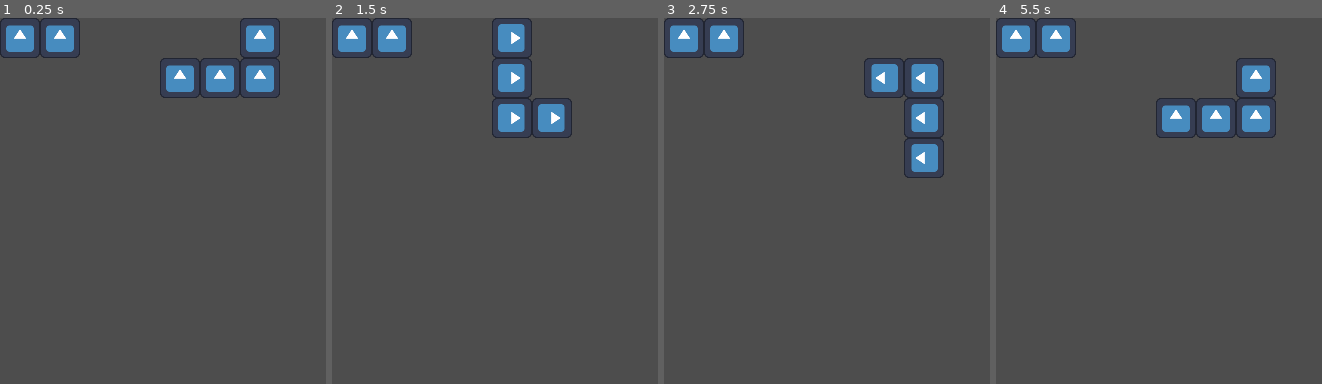
Above: before the commit, frames 1-4 (left to right).
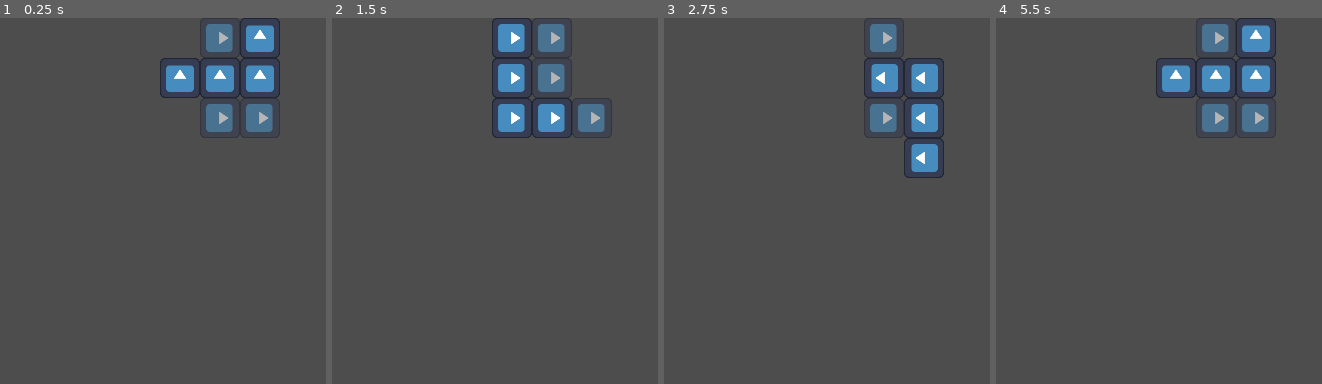
Above: after the commit, the same moments.

Repository: kolulu23/godot4-rc1-test-tetris
Game: Godot game, scene res://Main.tscn
Two runs of this game, one before a commit and one after it. Both use one fixed random seed, a clock stepped at 60 frames per second and the inputs below. The engine's default icon, where the game draws it, is replaced by a stand-in: a white triangle on a blue panel in a dark square.
Inputs:
- Up to frame 1 (0.25 s): no input
- Up to frame 2 (1.5 s): tap Enter at 0.5 s; hold Right (tetro_move_right) 0.53-1.28 s; hold Z (tetro_rotate_ccw) 0.53-1.28 s; tap Up (tetro_rotate_cw) at 0.8, 1.35 s; tap R (restart) at 1.25 s; hold Left (tetro_move_left) from 1.28 s (still down)
- Up to frame 3 (2.75 s): tap Down (tetro_soft_drop) at 1.55 s; tap R (restart) at 2 s; release Left (tetro_move_left) at 2.03 s; hold Right (tetro_move_right) from 2.03 s (still down); hold Down (tetro_soft_drop) from 2.03 s (still down); tap Z (tetro_rotate_ccw) at 2.3 s
- Up to frame 4 (5.5 s): tap R (restart) at 2.75, 3.5, 4.25 s; release Down (tetro_soft_drop) at 2.78 s; tap Space (tetro_hard_drop) at 2.85 s; tap Up (tetro_rotate_cw) at 3.05 s; release Right (tetro_move_right) at 3.53 s; hold Shift (tetro_hold) 3.53-4.28 s; hold Left (tetro_move_left) from 3.53 s (still down); tap Down (tetro_soft_drop) at 3.8 s; tap Z (tetro_rotate_ccw) at 4.35 s; hold Up (tetro_rotate_cw) from 5.03 s (still down)

The runs differ from the first frame. In frame 1, 3.7% of the frame differs, in the area x 0-86%, y 0-33%; in frame 2, 3.7%; in frame 3, 3.0%; in frame 4, 6.5%.

Commit message:
Sync rotation into cells
This commit changes a design detail, it relies on tetro blocks global position to calculate its cell position, which can be a problem if arena and cell is not on (0,0)

Diff:
--- a/Main.tscn
+++ b/Main.tscn
@@ -10,7 +10,10 @@
 [node name="Arena" parent="." instance=ExtResource("1_ayx2w")]
 
 [node name="Tetro_J" parent="Arena" instance=ExtResource("4_ml6h1")]
-position = Vector2(24, 24)
+modulate = Color(1, 1, 1, 0.588235)
+show_behind_parent = true
+position = Vector2(264, 72)
+rotation = 1.5708
 
 [node name="x" type="Control" parent="."]
 layout_mode = 3
--- a/script/Arena.gd
+++ b/script/Arena.gd
@@ -32,38 +32,28 @@
 
 func try_move_tetromino(event: InputEvent) -> void:
 	# Set "allow_echo" to true so when player holds these key they can still move tetrominos
+	var moved: bool = false
 	if event.is_action_pressed("tetro_move_left", true):
-		$CellManager.move_tetro_cells_to(active_tetromino, Vector2i.LEFT)
-		_debug_print()
+		moved = $CellManager.move_tetro_cells_to(active_tetromino, Vector2i.LEFT)
 	if event.is_action_pressed("tetro_move_right", true):
-		$CellManager.move_tetro_cells_to(active_tetromino, Vector2i.RIGHT)
-		_debug_print()
+		moved = $CellManager.move_tetro_cells_to(active_tetromino, Vector2i.RIGHT)
 	if event.is_action_pressed("tetro_soft_drop", true):
 		# Stop and restart the timer to avoid accelaration
 		$TetrominoDropTimer.stop()
-		var moved = $CellManager.move_tetro_cells_to(active_tetromino, Vector2i.DOWN)
+		moved = $CellManager.move_tetro_cells_to(active_tetromino, Vector2i.DOWN)
 		$TetrominoDropTimer.start()
 		if not moved:
 			$TetrominoLockDownTimer.start()
-		_debug_print()
 	if event.is_action_pressed("tetro_hard_drop"):
 		print("todo, hard drop ", active_tetromino)
 	if event.is_action_pressed("tetro_rotate_cw"):
-		self.try_rotate_cw(active_tetromino)
+		moved = $CellManager.rotate_tetro_cells_to(active_tetromino, PI / 2)
 	if event.is_action_pressed("tetro_rotate_ccw"):
-		self.try_rotate_ccw(active_tetromino)
+		moved = $CellManager.rotate_tetro_cells_to(active_tetromino, -PI / 2)
 	if event.is_action_pressed("tetro_hold"):
 		print("todo, hold ", active_tetromino)
-
-
-func try_rotate_cw(tetro: Tetromino):
-	# TODO Check boundary
-	tetro.rotate_cw()
-
-
-func try_rotate_ccw(tetro: Tetromino):
-	# TODO Check boundary
-	tetro.rotate_ccw()
+	if moved:
+		_debug_print()
 
 
 func setup_cell_manager():
@@ -88,8 +78,8 @@
 
 func _on_tetromino_drop_timer_timeout():
 	# TODO Debug
-	if not $CellManager.move_tetro_cells_to(active_tetromino, Vector2i.DOWN):
-		$TetrominoLockDownTimer.start()
+	# if not $CellManager.move_tetro_cells_to(active_tetromino, Vector2i.DOWN):
+	# 	$TetrominoLockDownTimer.start()
 	pass
 
 
--- a/script/CellManager.gd
+++ b/script/CellManager.gd
@@ -59,8 +59,8 @@
 ## Since blocks are tetromino's children nodes, we can't calculate cell position without knowing where is the tetromino the block is in.
 ## Callers must present the related tetromino to get correct cell position.
 static func get_cell_position_of_block(block: TetroBlock, block_parent_tetro: Tetromino) -> Vector2i:
-	# This is actually block_position relative to tetromino's parent node
-	var block_position_relative = block_parent_tetro.position + block.position
+	# This is actually block_position relative to tetromino's parent node: arena has to be at (0, 0)
+	var block_position_relative = block_parent_tetro.to_global(block.position)
 	return CellManager.get_cell_position(block_position_relative)
 
 
@@ -83,10 +83,23 @@
 	var dest_cell_positions: Array[Vector2i] = []
 	for cell_positon in src_cell_positions:
 		dest_cell_positions.push_back(cell_positon + direction)
+	# TODO Also check if there's other cell blocks its way
 	if not dest_cell_positions.all(self.is_cell_inbound):
 		return false
 	self.move_tetro_cells(tetro, src_cell_positions, dest_cell_positions)
 	tetro.move_to(direction)
+	return true
+
+
+func rotate_tetro_cells_to(tetro: Tetromino, _rotation: float) -> bool:
+	var dest_tetro = tetro.duplicate()
+	dest_tetro.rotate(_rotation)
+	var dest_cell_positions = CellManager.get_cell_positions_of_tetro(dest_tetro)
+	if not dest_cell_positions.all(self.is_cell_inbound):
+		return false
+	var src_cell_positions = CellManager.get_cell_positions_of_tetro(tetro)
+	self.move_tetro_cells(tetro, src_cell_positions, dest_cell_positions)
+	tetro.rotate(_rotation)
 	return true
 
 
--- a/script/Tetromino.gd
+++ b/script/Tetromino.gd
@@ -31,7 +31,8 @@
 func _debug_print():
 	for block in self.get_children():
 		## This is actually block_position_relative_to_arena
-		var block_position = self.position + block.position
+		# var block_position = self.position + block.position
+		var block_position = self.to_global(block.position)
 		var cell_position = CellManager.get_cell_position(block_position)
 		print(block.name, block_position, cell_position)
 	print()
Not shown, changed: .gitignore
